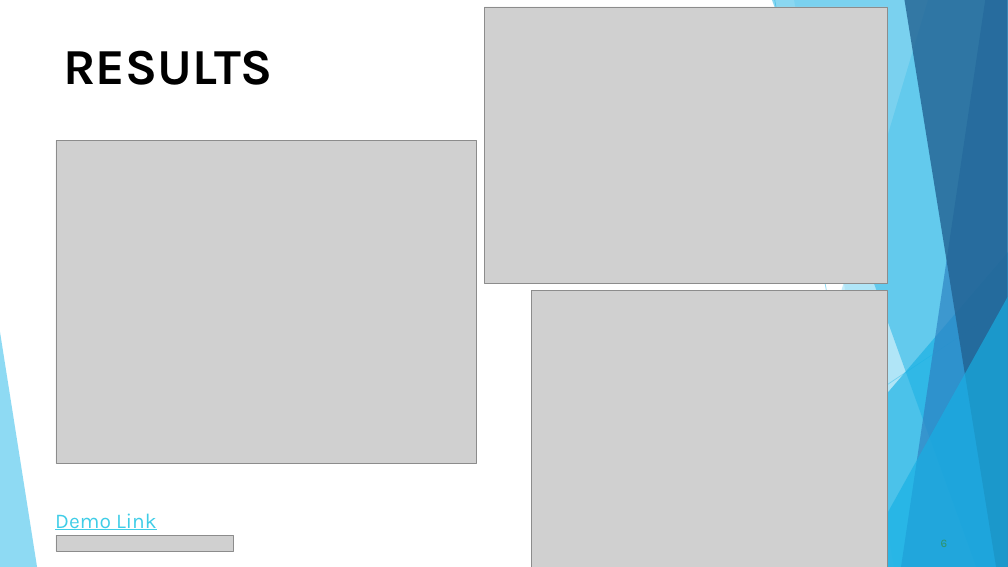
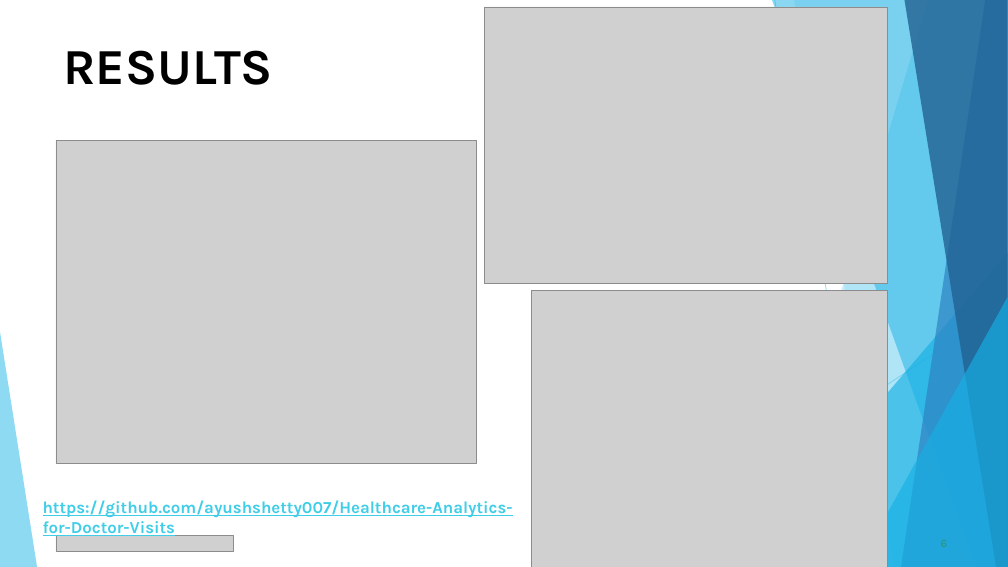
Before and after one commit to ayushshetty007/Healthcare-Analytics-for-Doctor-Visits, a slide deck: slide 6 of Healthcare Analytics for Doctor Visits_DIY_Project2.pptx. Drawn at 1008x567 pixels with LibreOffice and Linux fonts; fonts in the diff are those of the drawing; grey boxes stand for pictures. Boxes give left, top, right and bottom in pixels: in the first picture for what was removed or moved away, otherwise in the second. Text is boxed around its words. In the diff, an @@ line names an element or a change of style, - is before the commit and + after.

```diff
--- a/Healthcare Analytics for Doctor Visits_DIY_Project2.pptx
+++ b/Healthcare Analytics for Doctor Visits_DIY_Project2.pptx
@@ text at box(43, 500, 513, 539): text changed; size 20 to 16 pt; bold on @@
-Demo Link
+https://github.com/ayushshetty007/Healthcare-Analytics-for-Doctor-Visits
```
Also in this commit, not shown: 1 other slide changed.
